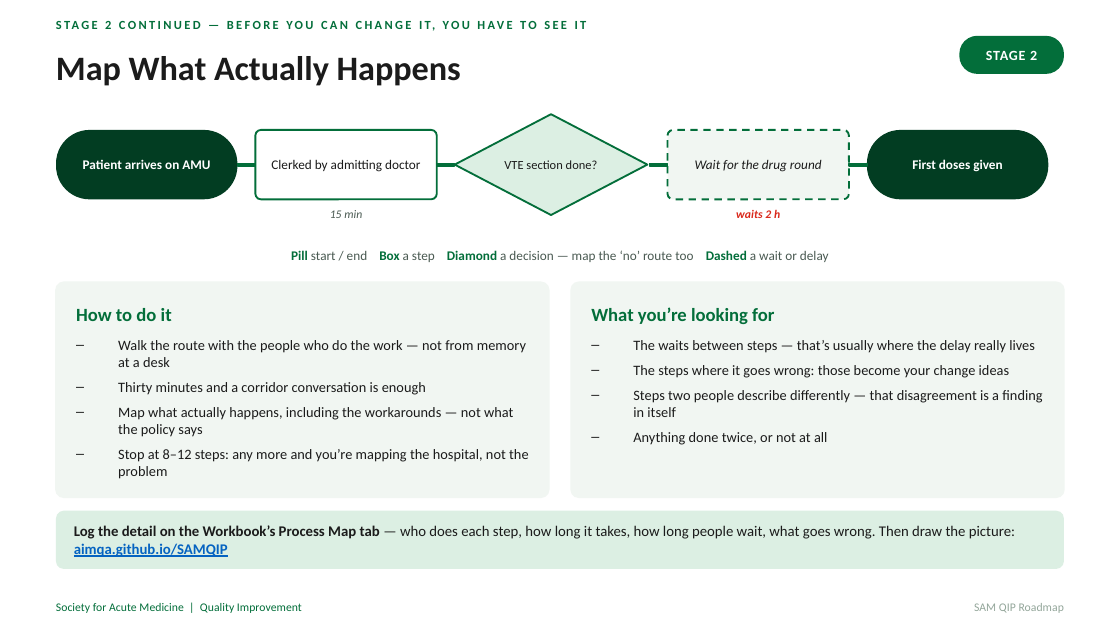
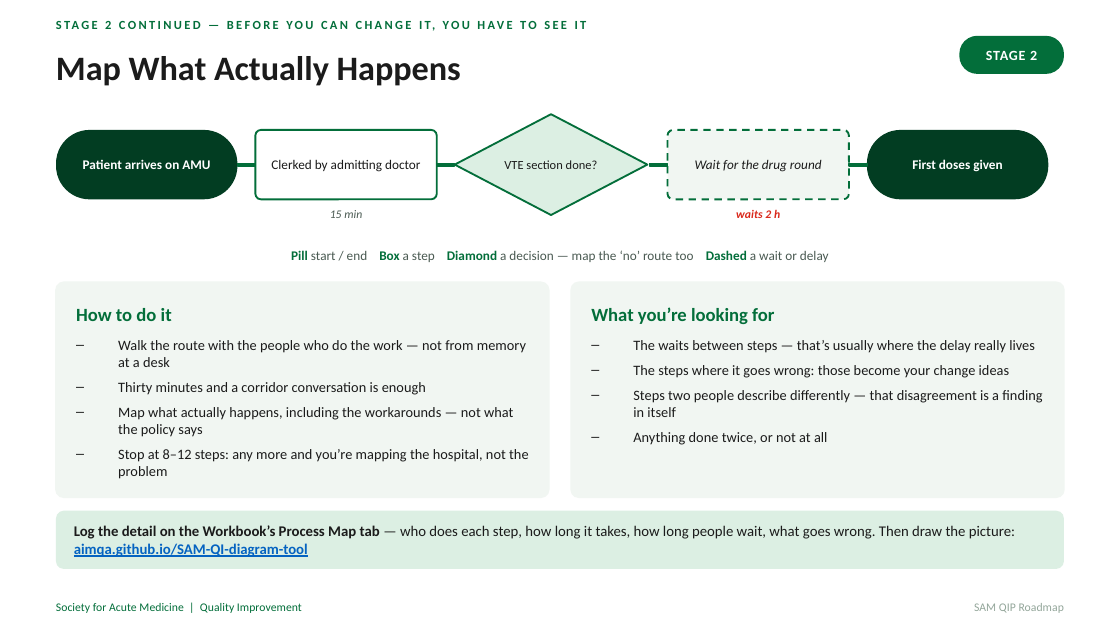
Before and after one commit to AIMQA/SAMQIP, a slide deck: slide 10 of SAM_QIP_Roadmap.pptx. Drawn at 1120x630 pixels with LibreOffice and Linux fonts; fonts in the diff are those of the drawing. Boxes give left, top, right and bottom in pixels: in the first picture for what was removed or moved away, otherwise in the second. Text is boxed around its words. In the diff, an @@ line names an element or a change of style, - is before the commit and + after.

```diff
--- a/SAM_QIP_Roadmap.pptx
+++ b/SAM_QIP_Roadmap.pptx
@@ text in rounded rectangle at <box>74,525,1015,557</box>: text changed @@
-Log the detail on the Workbook’s Process Map tab — who does each step, how long it takes, how long people wait, what goes wrong. Then draw the picture: aimqa.github.io/SAMQIP
+Log the detail on the Workbook’s Process Map tab — who does each step, how long it takes, how long people wait, what goes wrong. Then draw the picture: aimqa.github.io/SAM-QI-diagram-tool
```
Also in this commit, not shown: 3 other slides changed, 7 other files.
